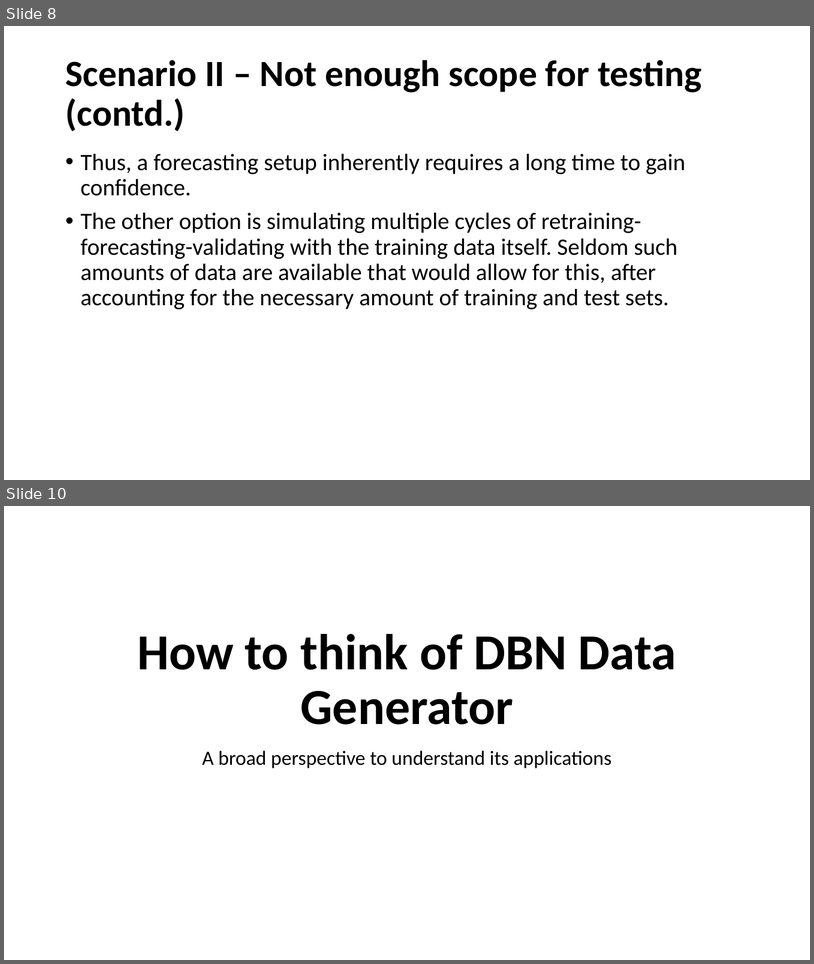
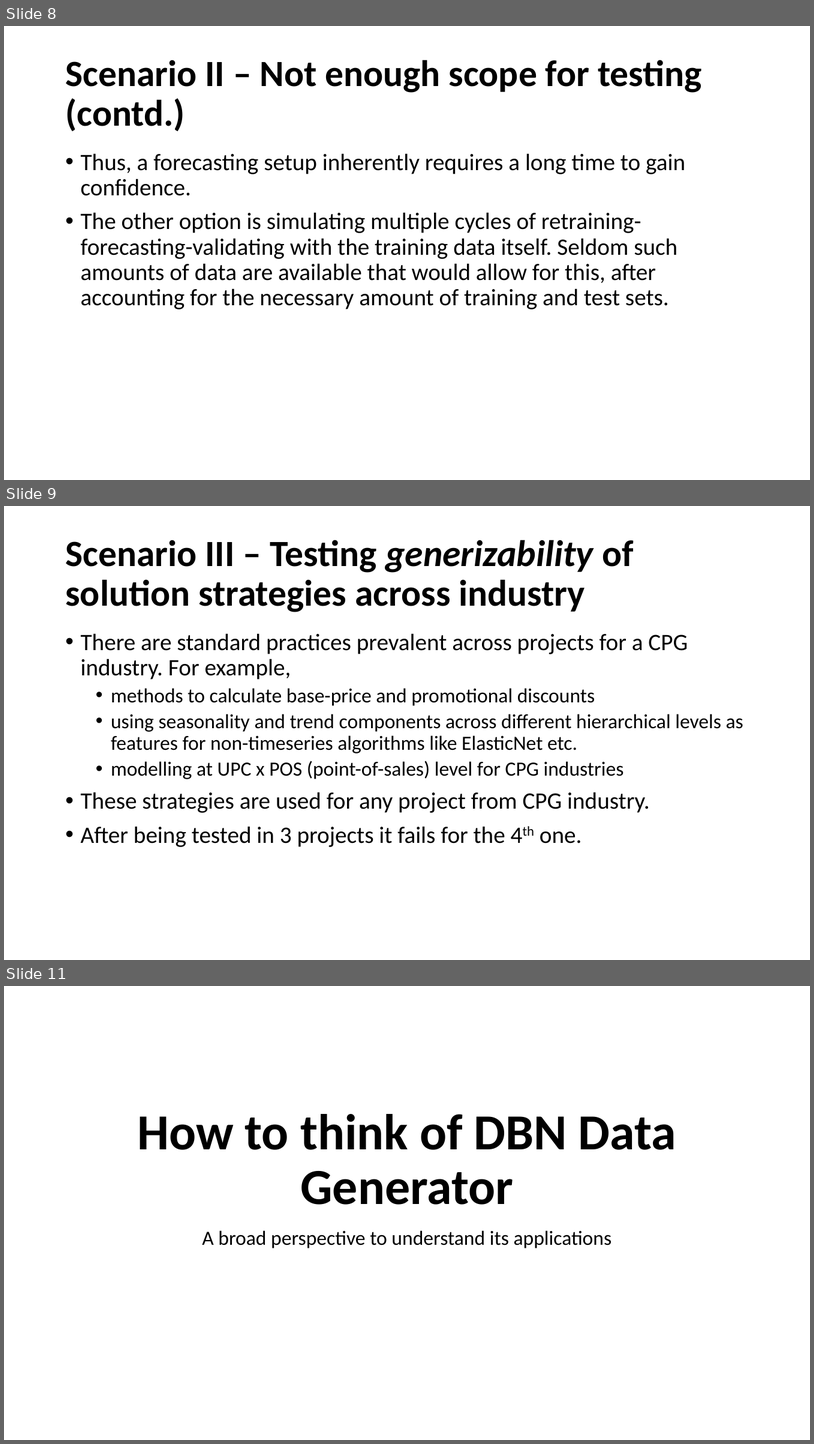
Before and after one commit to AnirbanChakraborty06/DBN-Data-Generator, a slide deck: Utility of Dynamic Bayesian Networks.pptx. Shown one above the other, each under a label of ours: slides 8 and 10 before the commit, slides 8, 9 and 11 after it; the slides between them are not shown. The pictures are 814x964 and 814x1444 pixels, drawn with LibreOffice and Linux fonts; fonts in the diff are those of the drawing. Boxes give left, top, right and bottom in pixels: in the first picture for what was removed or moved away, otherwise in the second. Text is boxed around its words. In the diff, an @@ line names an element or a change of style, - is before the commit and + after.

```diff
--- a/Utility of Dynamic Bayesian Networks.pptx
+++ b/Utility of Dynamic Bayesian Networks.pptx
@@ slide 9 added at bbox=[4, 506, 810, 960], background #FFFFFF @@
@@ title added at bbox=[65, 540, 634, 612], 44 pt, text #000000, bold @@
+Scenario III – Testing generizability of solution strategies across industry
@@ text added at bbox=[81, 633, 744, 847], 24 pt, text #000000 @@
+• There are standard practices prevalent across projects for a CPG industry. For example,
+  • methods to calculate base-price and promotional discounts
+  • using seasonality and trend components across different hierarchical levels as features for non-timeseries algorithms like ElasticNet etc.
+  • modelling at UPC x POS (point-of-sales) level for CPG industries
+• These strategies are used for any project from CPG industry.
+• After being tested in 3 projects it fails for the 4th one.
@@ what was slide 10 is now slide 11 @@
```
Also in this commit, not shown: 6 slides changed, 6 other slides added.
